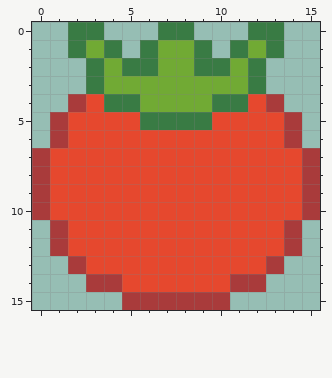
Pixel-art file -- Sprites/WebsiteIcons/Tomato/Tomato.aseprite. The picture above was drawn from the file before the commit.
16x16 pixels, 1 frame.
New version:
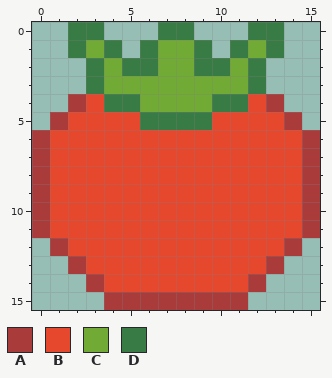
Palette (. is transparent): A #a93b3b  B #e6482e  C #71aa34  D #397b44
Changes in this commit:
--- layer "Tomato"
@@ x 0..15 @@
  5 .ABBBBDDDDBBBBA.
- 6 .ABBBBBBBBBBBBA.
+ 6 ABBBBBBBBBBBBBBA
  7 ABBBBBBBBBBBBBBA
@@ x 0..15 @@
 10 ABBBBBBBBBBBBBBA
-11 .ABBBBBBBBBBBBA.
+11 ABBBBBBBBBBBBBBA
 12 .ABBBBBBBBBBBBA.
 13 ..ABBBBBBBBBBA..
-14 ...AABBBBBBAA...
-15 .....AAAAAA.....
+14 ...ABBBBBBBBA...
+15 ....AAAAAAAA....
